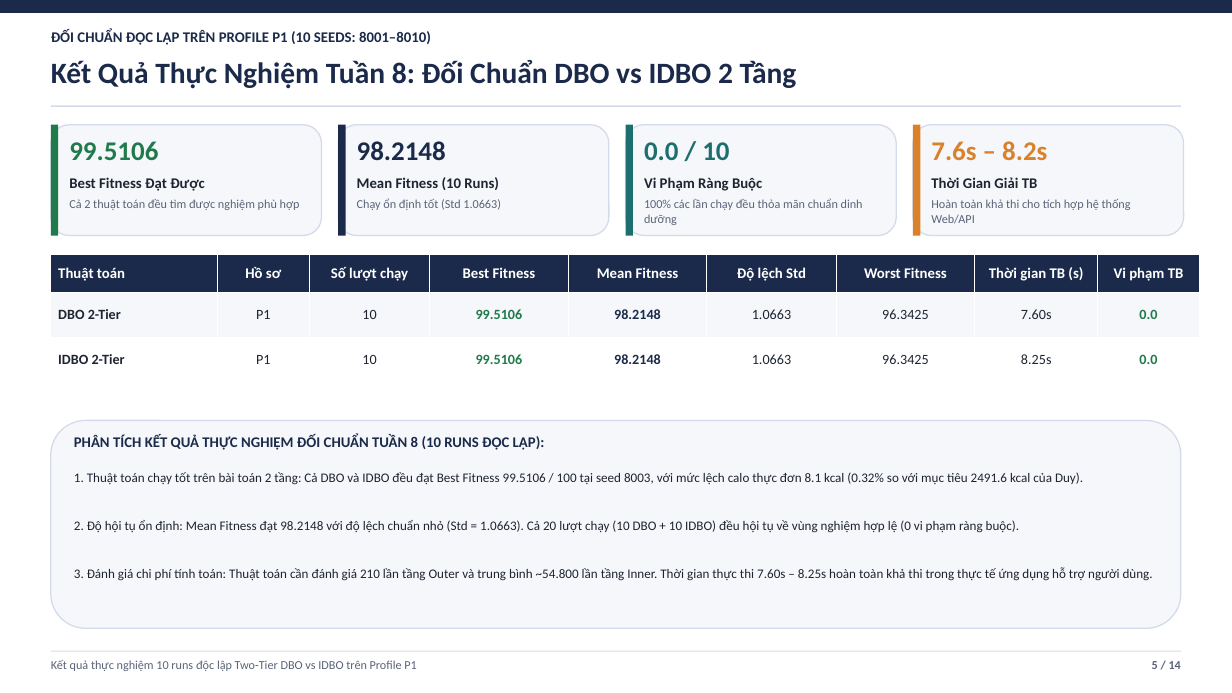
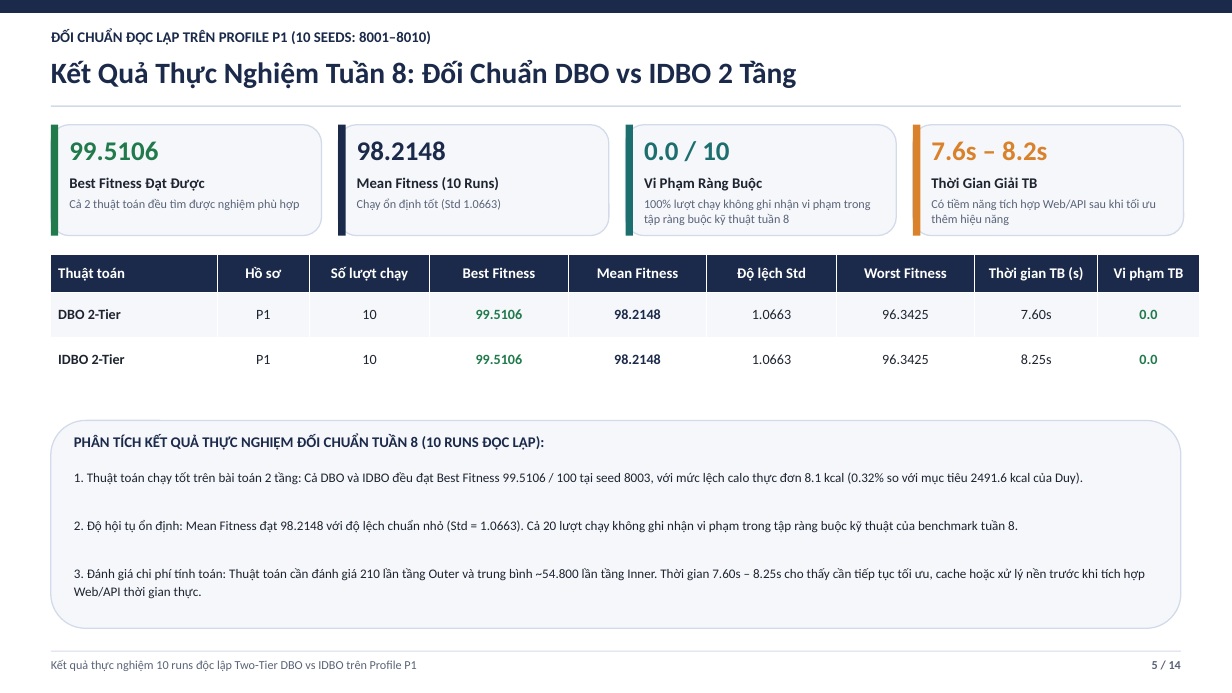
Before and after one commit to duylequang2303/DBO_heathcare, a slide deck: slide 5 of docs/slides/Slide_Bao_Cao_Tuan_8_9_DBO_IDBO.pptx. Drawn at 1232x693 pixels with LibreOffice and Linux fonts; fonts in the diff are those of the drawing. Boxes give left, top, right and bottom in pixels: in the first picture for what was removed or moved away, otherwise in the second. Text is boxed around its words. In the diff, an @@ line names an element or a change of style, - is before the commit and + after.

```diff
--- a/docs/slides/Slide_Bao_Cao_Tuan_8_9_DBO_IDBO.pptx
+++ b/docs/slides/Slide_Bao_Cao_Tuan_8_9_DBO_IDBO.pptx
@@ text at <box>644,199,871,225</box>: text changed @@
-100% các lần chạy đều thỏa mãn chuẩn dinh dưỡng
+100% lượt chạy không ghi nhận vi phạm trong tập ràng buộc kỹ thuật tuần 8
@@ text at <box>931,199,1156,225</box>: text changed @@
-Hoàn toàn khả thi cho tích hợp hệ thống Web/API
+Có tiềm năng tích hợp Web/API sau khi tối ưu thêm hiệu năng
@@ text at <box>74,520,1018,533</box>: text changed @@
-2. Độ hội tụ ổn định: Mean Fitness đạt 98.2148 với độ lệch chuẩn nhỏ (Std = 1.0663). Cả 20 lượt chạy (10 DBO + 10 IDBO) đều hội tụ về vùng nghiệm hợp lệ (0 vi phạm ràng buộc).
+2. Độ hội tụ ổn định: Mean Fitness đạt 98.2148 với độ lệch chuẩn nhỏ (Std = 1.0663). Cả 20 lượt chạy không ghi nhận vi phạm trong tập ràng buộc kỹ thuật của benchmark tuần 8.
@@ text at <box>74,568,1145,599</box>: text changed @@
-3. Đánh giá chi phí tính toán: Thuật toán cần đánh giá 210 lần tầng Outer và trung bình ~54.800 lần tầng Inner. Thời gian thực thi 7.60s – 8.25s hoàn toàn khả thi trong thực tế ứng dụng hỗ trợ người dùng.
+3. Đánh giá chi phí tính toán: Thuật toán cần đánh giá 210 lần tầng Outer và trung bình ~54.800 lần tầng Inner. Thời gian 7.60s – 8.25s cho thấy cần tiếp tục tối ưu, cache hoặc xử lý nền trước khi tích hợp Web/API thời gian thực.
```
Also in this commit, not shown: 9 other slides changed, 2 other files.
